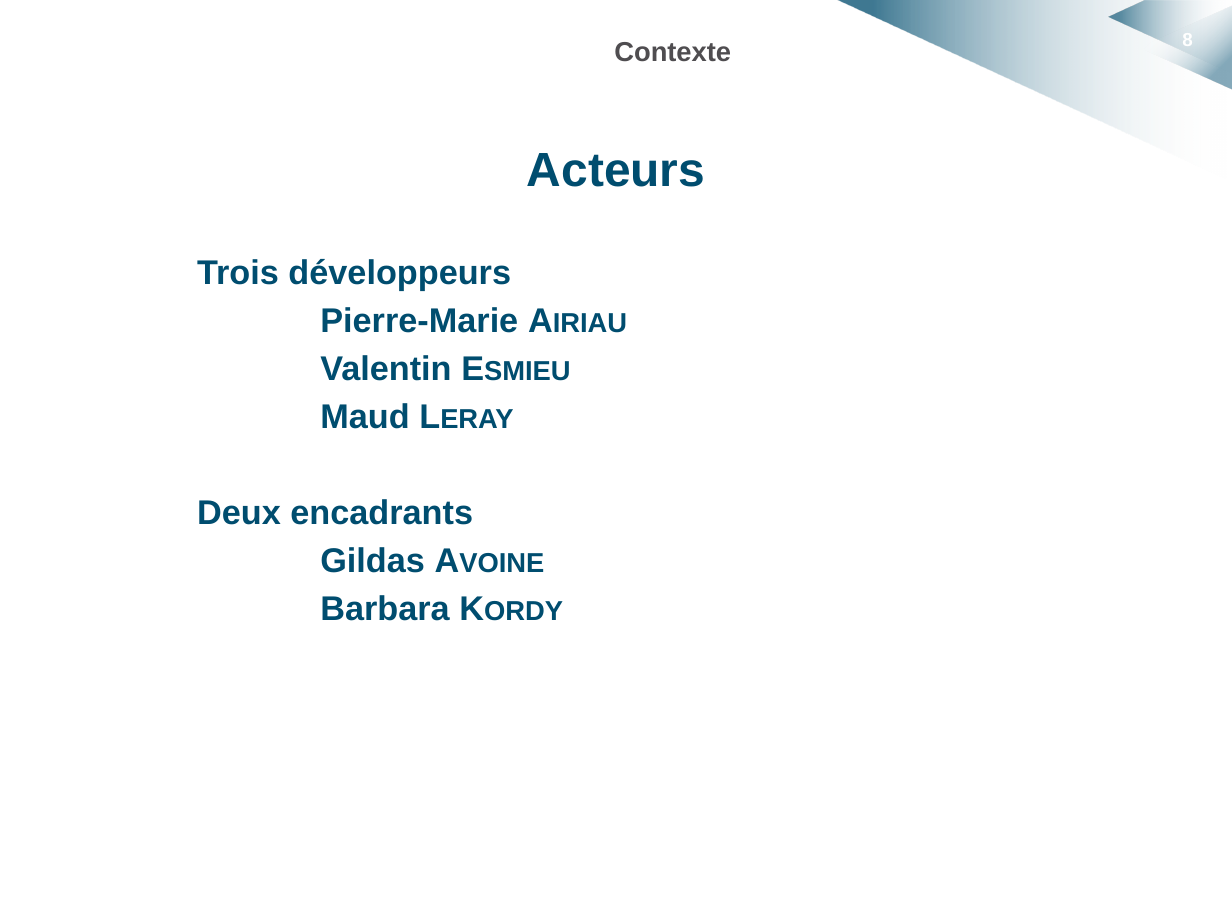
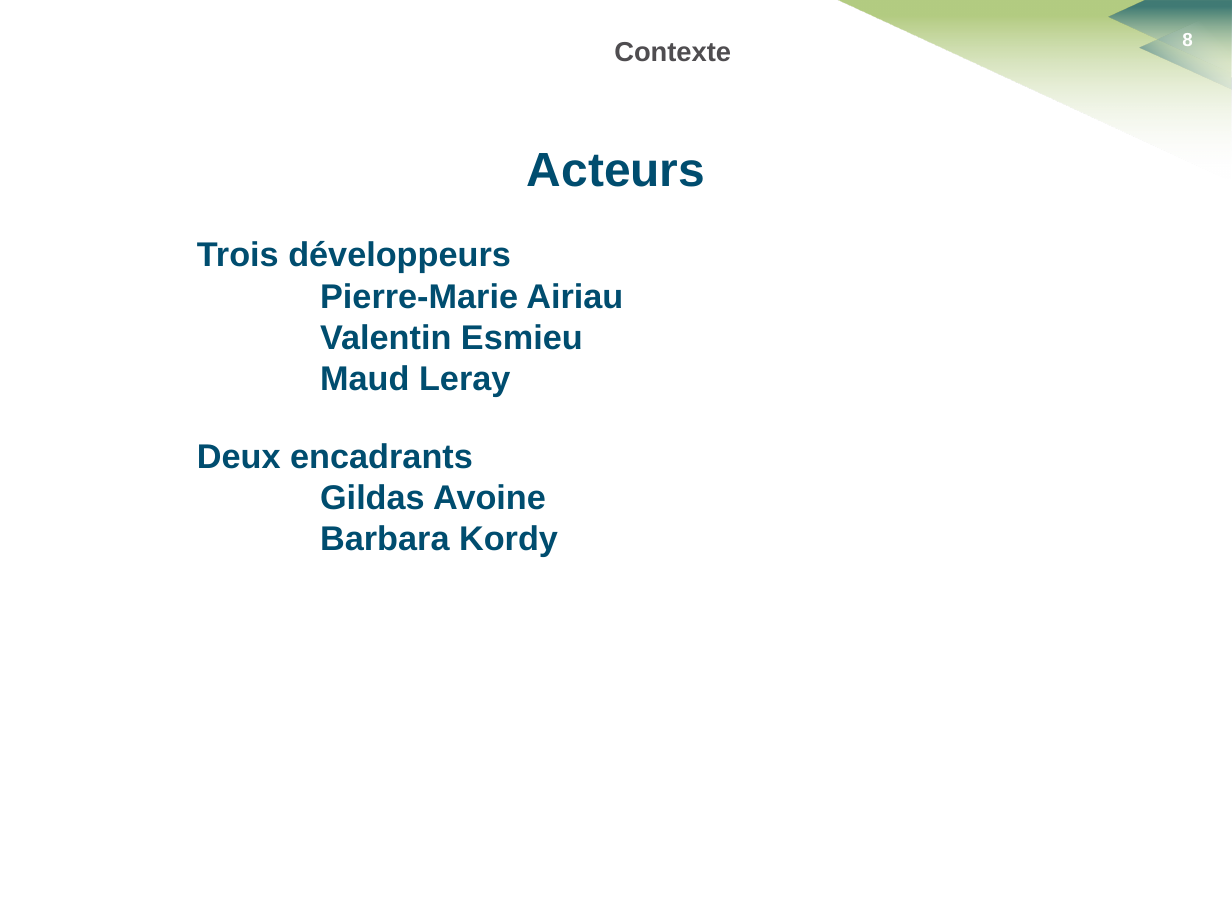
Before and after one commit to HKervadec/korrigolo, a slide deck: slide 8 of soutenances/planification/soutenance_planification.pptx. Drawn at 1232x924 pixels with LibreOffice and Linux fonts; fonts in the diff are those of the drawing; background and template pictures are left out. Boxes give left, top, right and bottom in pixels: in the first picture for what was removed or moved away, otherwise in the second. Text is boxed around its words. In the diff, an @@ line names an element or a change of style, - is before the commit and + after.

```diff
--- a/soutenances/planification/soutenance_planification.pptx
+++ b/soutenances/planification/soutenance_planification.pptx
@@ freeform shape at box(837, 0, 1232, 181): fill gradient #FFFFFF to #004D6F to gradient #FFFFFF to #9BBB59; outline redrawn @@
@@ freeform shape at box(1108, 1, 1231, 73): outline redrawn @@
@@ triangle at box(1140, 6, 1232, 89): proportions changed @@
@@ page number rewrapped from box(1182, 30, 1192, 51) to box(1182, 33, 1192, 46) @@
@@ text "Acteurs" at box(197, 153, 705, 556): small capitals off in "Airiau", "Esmieu", "Leray", "Avoine" and 1 more places; less space between paragraphs @@
```
Also in this commit, not shown: 21 other slides changed, 1 slide added, 1 slide removed, 2 other files.
